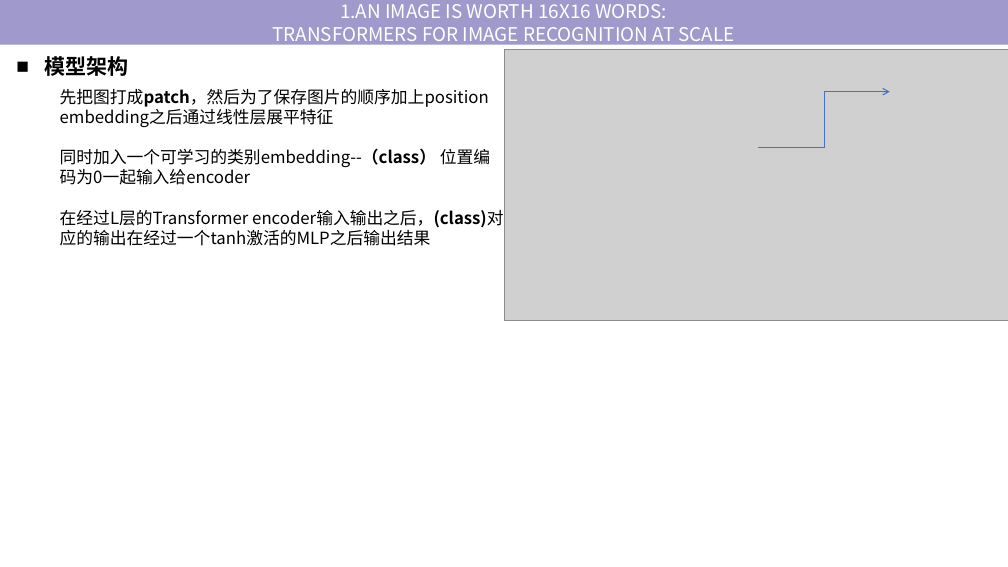
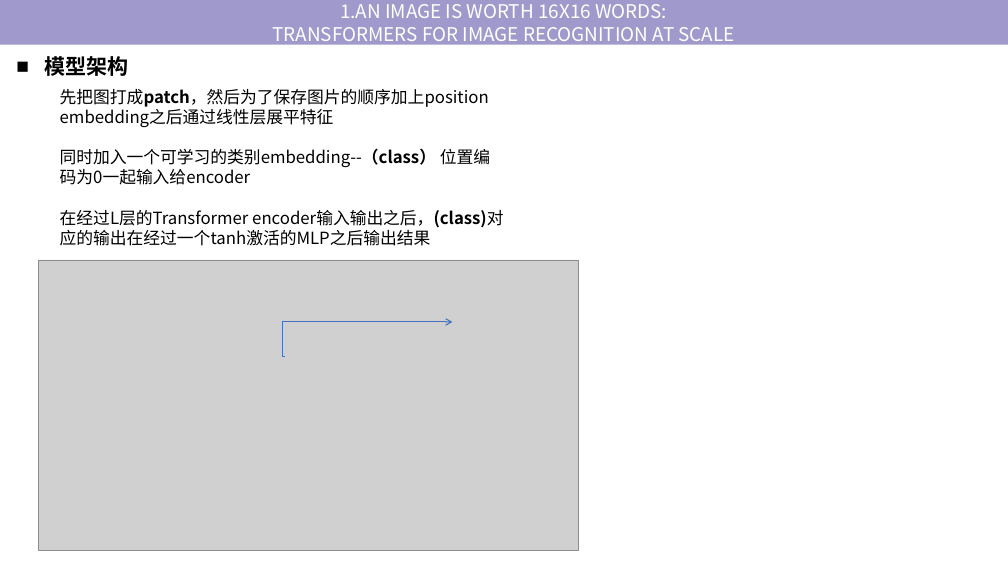
Before and after one commit to tj-messi/cv-computer-visual-tj, a slide deck: slide 5 of 0.组会记录/2024-10-9/report-2024-10-10.pptx. Drawn at 1008x567 pixels with LibreOffice and Linux fonts; fonts in the diff are those of the drawing; grey boxes stand for pictures. Boxes give left, top, right and bottom in pixels: in the first picture for what was removed or moved away, otherwise in the second. Text is boxed around its words. In the diff, an @@ line names an element or a change of style, - is before the commit and + after.

```diff
--- a/0.组会记录/2024-10-9/report-2024-10-10.pptx
+++ b/0.组会记录/2024-10-9/report-2024-10-10.pptx
@@ picture: place and size @@
-picture at [504,50,1008,321]
+picture at [39,260,578,551]
@@ elbow arrow moved from (758, 147) - (890, 91) to (284, 357) - (453, 322) @@
```
Also in this commit, not shown: 4 other slides changed, 2 slides added, 2 slides removed.
